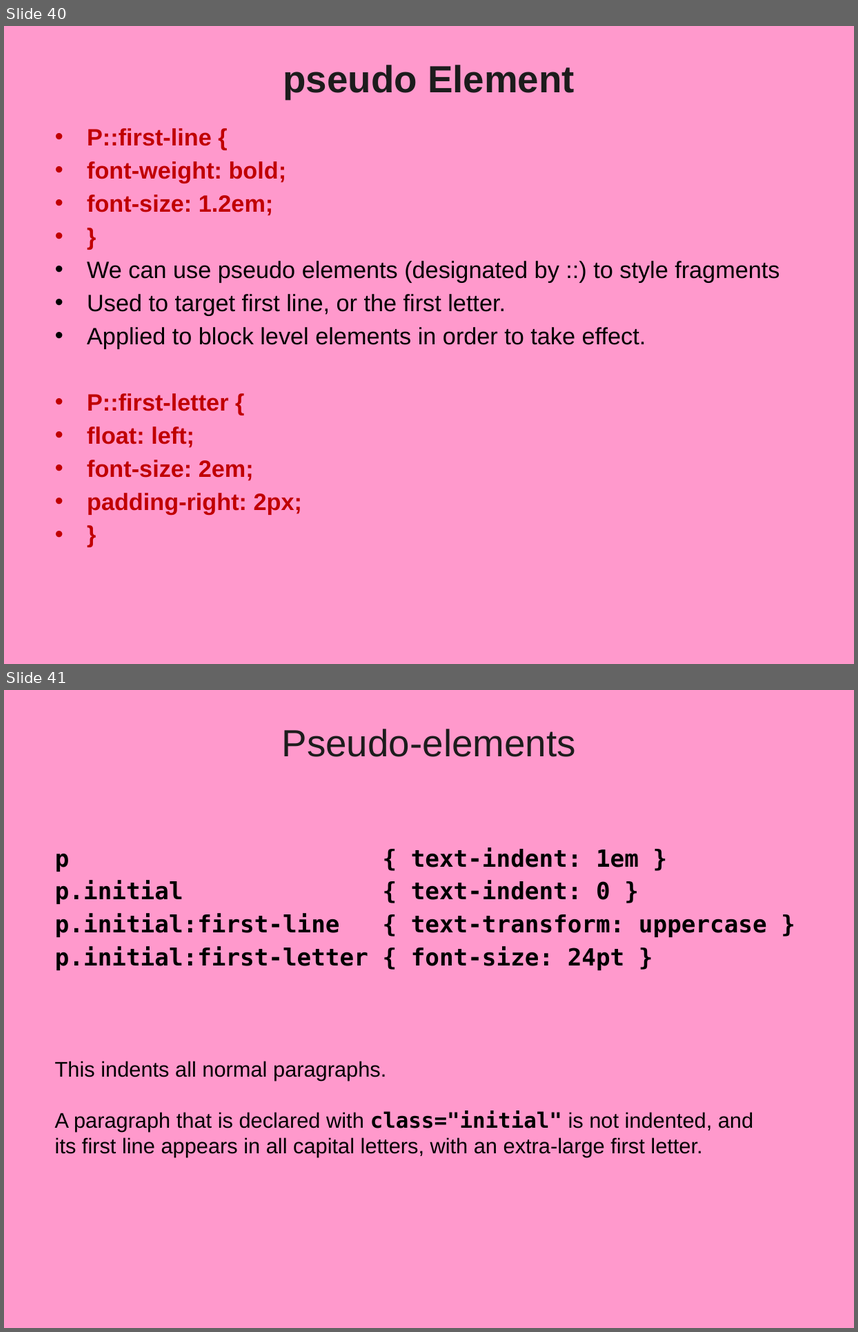
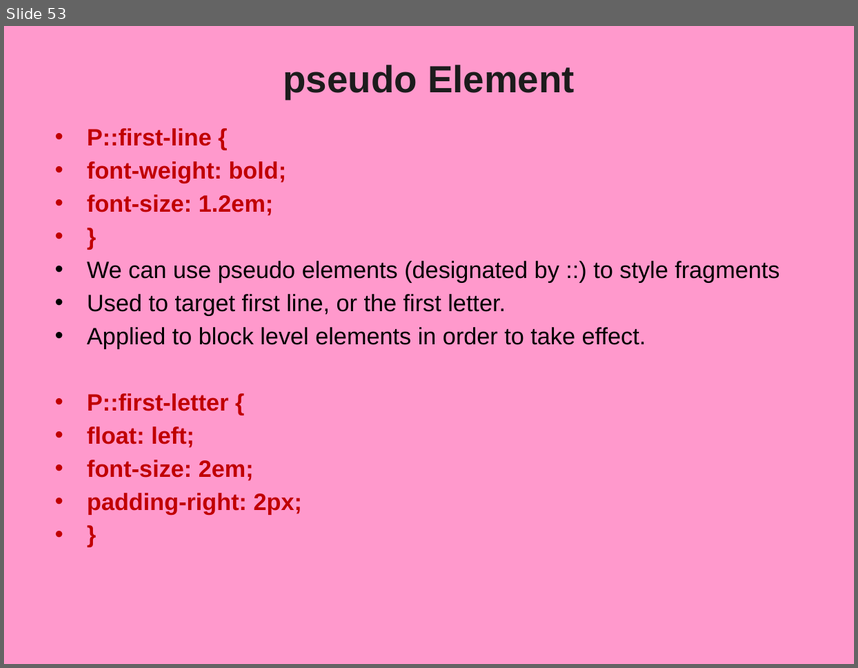
Before and after one commit to vatsanTraining/ui_june_2024, a slide deck: CSS_2024.pptx. Shown one above the other, each under a label of ours: slides 40 and 41 before the commit, slide 53 after it. The pictures are 858x1332 and 858x668 pixels, drawn with LibreOffice and Linux fonts; fonts in the diff are those of the drawing; background and template pictures are left out. Boxes give left, top, right and bottom in pixels: in the first picture for what was removed or moved away, otherwise in the second. Text is boxed around its words. In the diff, an @@ line names an element or a change of style, - is before the commit and + after.

```diff
--- a/CSS_2024.pptx
+++ b/CSS_2024.pptx
@@ slide 41 removed at (4, 690, 854, 1328), background picture (left out) @@
@@ title removed at (282, 729, 576, 757) @@
-Pseudo-elements
@@ text removed at (55, 847, 767, 970) @@
-p { text-indent: 1em }
-p.initial { text-indent: 0 }
-p.initial:first-line { text-transform: uppercase }
-p.initial:first-letter { font-size: 24pt }
@@ text removed at (55, 1061, 753, 1156) @@
-This indents all normal paragraphs.
-A paragraph that is declared with class="initial" is not indented, and its first line appears in all capital letters, with an extra-large first letter.
@@ what was slide 40 is now slide 53 @@
```
Also in this commit, not shown: 3 slides changed, 8 slides added, 5 other slides removed, 24 other files.
